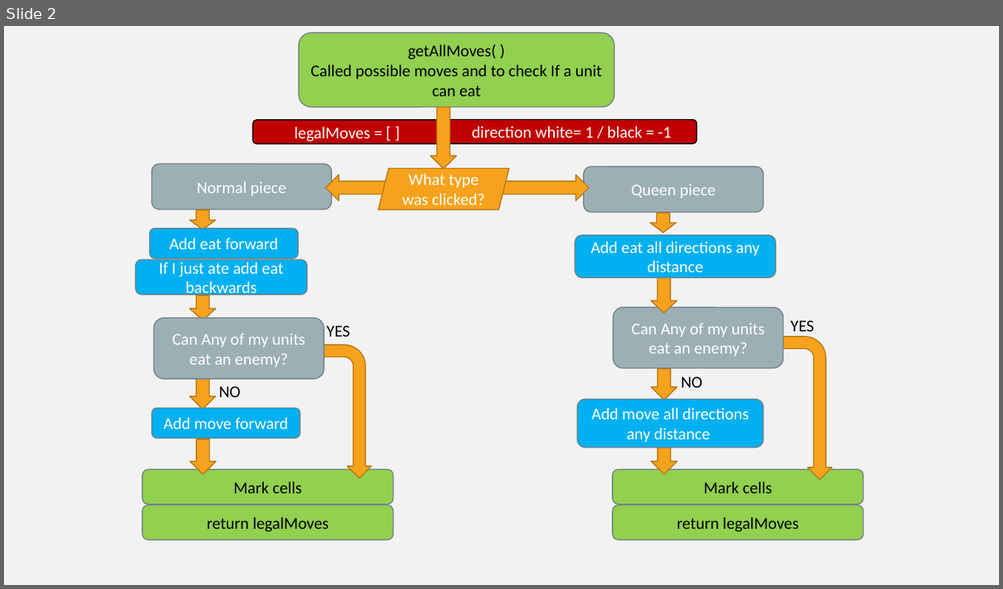
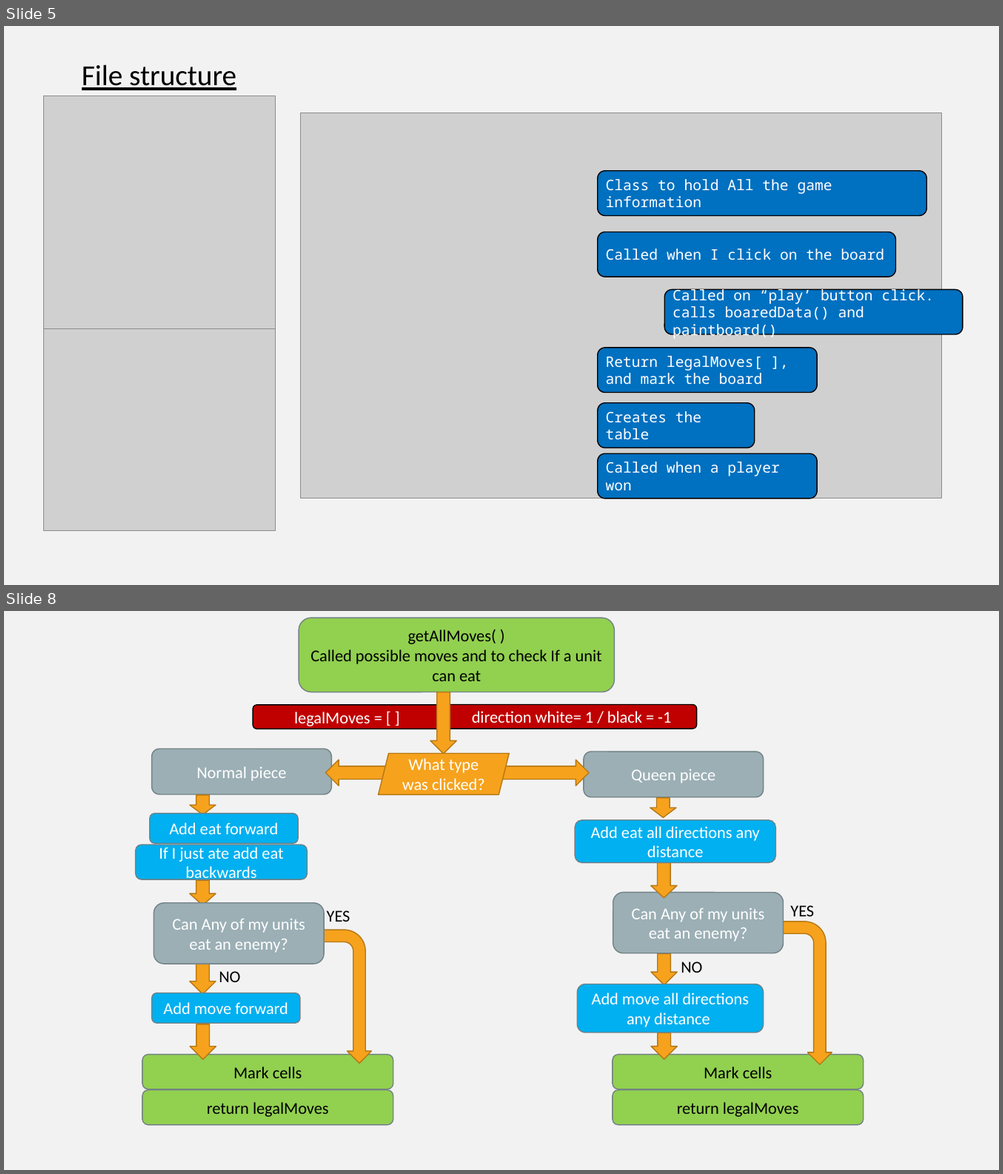
Before and after one commit to yaniv-cohen/Checkers-My-first-project, a slide deck: Checkers/images/מצגת קוד.pptx. Shown one above the other, each under a label of ours: slide 2 before the commit, slides 5 and 8 after it; the slides between them are not shown. The pictures are 1003x589 and 1003x1174 pixels, drawn with LibreOffice and Linux fonts; fonts in the diff are those of the drawing; grey boxes stand for pictures. Boxes give left, top, right and bottom in pixels: in the first picture for what was removed or moved away, otherwise in the second. Text is boxed around its words. In the diff, an @@ line names an element or a change of style, - is before the commit and + after.

```diff
--- a/Checkers/images/מצגת קוד.pptx
+++ b/Checkers/images/מצגת קוד.pptx
@@ slide 5 added at box(4, 26, 999, 585), background #F2F2F2 @@
@@ text added at box(82, 64, 236, 90), 28 pt, text #000000, underline @@
+File structure
@@ picture added at box(43, 96, 276, 329) @@
@@ picture added at box(300, 113, 941, 498) @@
@@ rounded rectangle added at box(597, 171, 926, 215), fill #0070C0, outline #000000 1 pt, 14 pt, text #FFFFFF @@
+Class to hold All the game information
@@ rounded rectangle added at box(597, 232, 895, 277), fill #0070C0, outline #000000 1 pt, 14 pt, text #FFFFFF @@
+Called when I click on the board
@@ rounded rectangle added at box(664, 290, 962, 335), fill #0070C0, outline #000000 1 pt, 14 pt, text #FFFFFF @@
+Called on “play’ button click. calls boaredData() and paintboard()
@@ picture added at box(43, 329, 276, 531) @@
@@ rounded rectangle added at box(597, 348, 817, 392), fill #0070C0, outline #000000 1 pt, 14 pt, text #FFFFFF @@
+Return legalMoves[ ], and mark the board
@@ rounded rectangle added at box(597, 403, 754, 449), fill #0070C0, outline #000000 1 pt, 14 pt, text #FFFFFF @@
+Creates the table
@@ rounded rectangle added at box(597, 454, 817, 499), fill #0070C0, outline #000000 1 pt, 14 pt, text #FFFFFF @@
+Called when a player won
@@ what was slide 2 is now slide 8 @@
```
Also in this commit, not shown: 2 slides changed, 4 other slides added, 5 other files.
